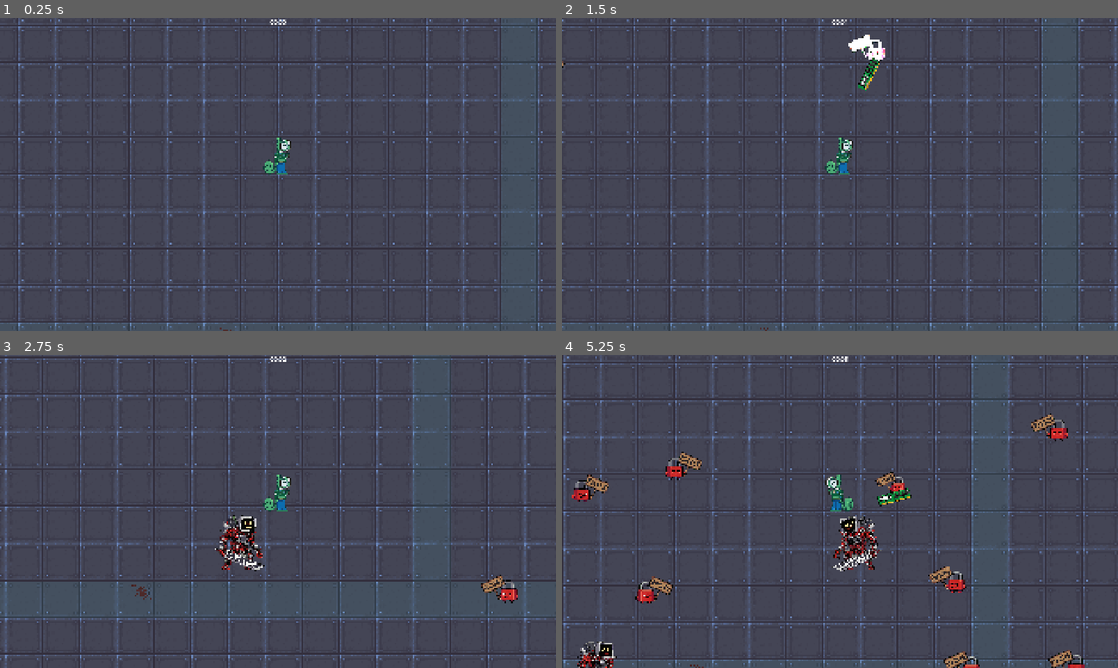
Above: before the commit, frames 1-4 (two rows, left to right).
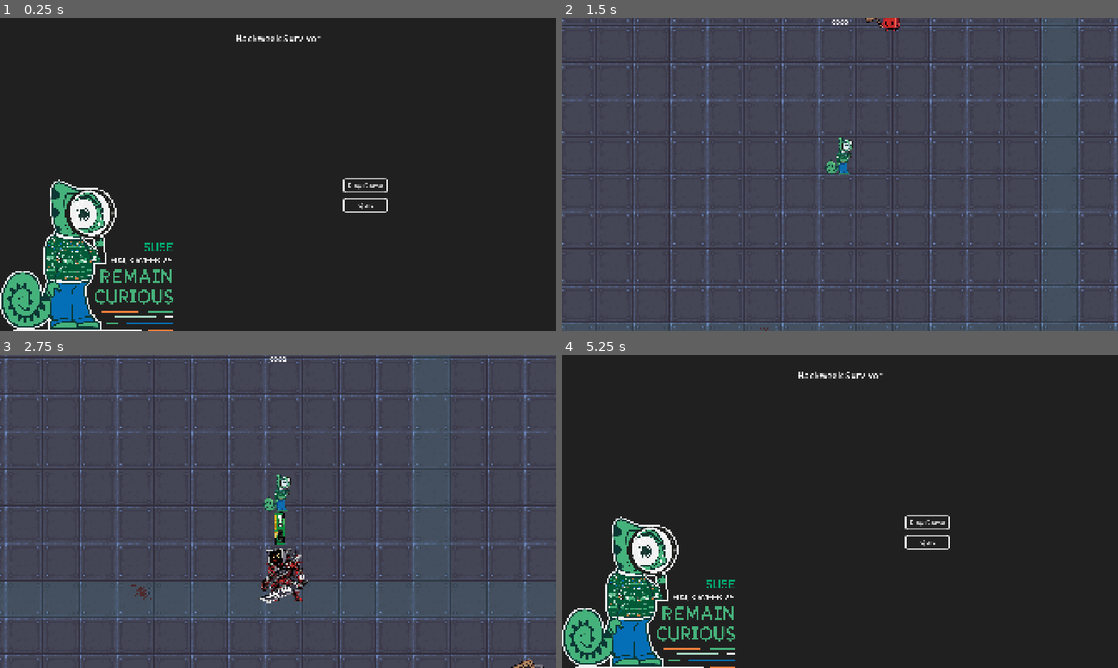
Above: after the commit, the same moments.

Repository: jcronenberg/hackweek-survivor
Game: Godot game, scene res://src/menu/menu.tscn
The game is run twice, just before and just after one commit, with the same random seed, the same clock (stepped at 60 frames per second) and the same inputs. Before the commit the project starts from res://src/game/game.tscn.
Inputs (mouse positions are in pixels of both pictures, inside the frame that each line leads up to):
- Up to frame 1 (0.25 s): no input
- Up to frame 2 (1.5 s): click (928, 187) at 0.5 s, where only the run after the commit has a clickable "Play Game"; hold Right (ui_right) from 1.28 s (still down)
- Up to frame 3 (2.75 s): release Right (ui_right) at 2.03 s; hold Down (ui_down) from 2.03 s (still down)
- Up to frame 4 (5.25 s): release Down (ui_down) at 2.78 s; hold Right (ui_right) 2.78-3.53 s; hold Up (ui_up) 3.53-4.28 s; hold Left (ui_left) 4.28-5 s; tap Escape (ui_cancel) at 4.9 s; click (840, 511) at 5 s, where only the run after the commit has a clickable "Return to menu"

The runs differ from the first frame. In frame 1, 100% of the frame differs, in the area x 0-100%, y 0-100%; in frame 2, 0.6%; in frame 3, 2.3%; in frame 4, 99%.

Commit message:
Add basic menu

Diff:
--- /dev/null
+++ b/assets/ui_theme.tres
@@ -0,0 +1,56 @@
+[gd_resource type="Theme" load_steps=4 format=3 uid="uid://b4le2mv112gbc"]
+
+[sub_resource type="StyleBoxFlat" id="StyleBoxFlat_sblgy"]
+bg_color = Color(0.7882353, 0.7882353, 0.7882353, 0.43529412)
+border_width_left = 4
+border_width_top = 4
+border_width_right = 4
+border_width_bottom = 4
+border_color = Color(1, 1, 1, 1)
+corner_radius_top_left = 8
+corner_radius_top_right = 8
+corner_radius_bottom_right = 8
+corner_radius_bottom_left = 8
+expand_margin_left = 12.0
+expand_margin_top = 4.0
+expand_margin_right = 12.0
+expand_margin_bottom = 4.0
+
+[sub_resource type="StyleBoxFlat" id="StyleBoxFlat_56xr1"]
+bg_color = Color(0.6, 0.6, 0.6, 0)
+border_width_left = 4
+border_width_top = 4
+border_width_right = 4
+border_width_bottom = 4
+border_color = Color(1, 1, 1, 1)
+corner_radius_top_left = 8
+corner_radius_top_right = 8
+corner_radius_bottom_right = 8
+corner_radius_bottom_left = 8
+expand_margin_left = 12.0
+expand_margin_top = 4.0
+expand_margin_right = 12.0
+expand_margin_bottom = 4.0
+
+[sub_resource type="StyleBoxFlat" id="StyleBoxFlat_yvra3"]
+bg_color = Color(1, 1, 1, 0.98039216)
+border_width_left = 4
+border_width_top = 4
+border_width_right = 4
+border_width_bottom = 4
+border_color = Color(1, 1, 1, 1)
+corner_radius_top_left = 8
+corner_radius_top_right = 8
+corner_radius_bottom_right = 8
+corner_radius_bottom_left = 8
+expand_margin_left = 12.0
+expand_margin_top = 4.0
+expand_margin_right = 12.0
+expand_margin_bottom = 4.0
+
+[resource]
+Button/colors/font_pressed_color = Color(8.731843e-06, 8.731842e-06, 8.731842e-06, 1)
+Button/styles/focus = SubResource("StyleBoxFlat_sblgy")
+Button/styles/hover = SubResource("StyleBoxFlat_sblgy")
+Button/styles/normal = SubResource("StyleBoxFlat_56xr1")
+Button/styles/pressed = SubResource("StyleBoxFlat_yvra3")
--- a/project.godot
+++ b/project.godot
@@ -11,7 +11,7 @@
 [application]
 
 config/name="Hackweek Survivor"
-run/main_scene="uid://dgo4jknqxinhf"
+run/main_scene="uid://cpofklbo6xjew"
 config/features=PackedStringArray("4.5", "GL Compatibility")
 config/icon="res://icon.svg"
 
--- /dev/null
+++ b/src/menu/menu.gd
@@ -0,0 +1,11 @@
+extends Control
+
+const GAME = preload("uid://dgo4jknqxinhf")
+
+
+func _on_play_button_pressed() -> void:
+	get_tree().change_scene_to_packed(GAME)
+
+
+func _on_quit_button_pressed() -> void:
+	get_tree().quit()
--- /dev/null
+++ b/src/menu/menu.tscn
@@ -0,0 +1,80 @@
+[gd_scene load_steps=4 format=3 uid="uid://cpofklbo6xjew"]
+
+[ext_resource type="Texture2D" uid="uid://smadr0ts37js" path="res://assets/hw25_menu.png" id="1_45w1x"]
+[ext_resource type="Theme" uid="uid://b4le2mv112gbc" path="res://assets/ui_theme.tres" id="1_56xr1"]
+[ext_resource type="Script" uid="uid://ci0g02uy2twym" path="res://src/menu/menu.gd" id="1_sblgy"]
+
+[node name="Menu" type="Control"]
+layout_mode = 3
+anchors_preset = 15
+anchor_right = 1.0
+anchor_bottom = 1.0
+grow_horizontal = 2
+grow_vertical = 2
+theme = ExtResource("1_56xr1")
+script = ExtResource("1_sblgy")
+
+[node name="Bg" type="ColorRect" parent="."]
+layout_mode = 1
+anchors_preset = 15
+anchor_right = 1.0
+anchor_bottom = 1.0
+grow_horizontal = 2
+grow_vertical = 2
+color = Color(0.1273711, 0.1273711, 0.1273711, 1)
+
+[node name="VBoxContainer" type="VBoxContainer" parent="."]
+layout_mode = 1
+anchors_preset = 15
+anchor_right = 1.0
+anchor_bottom = 1.0
+grow_horizontal = 2
+grow_vertical = 2
+
+[node name="Title" type="Label" parent="VBoxContainer"]
+custom_minimum_size = Vector2(0, 140)
+layout_mode = 2
+theme_override_font_sizes/font_size = 32
+text = "Hackweek Survivor"
+horizontal_alignment = 1
+vertical_alignment = 1
+
+[node name="HBoxContainer" type="HBoxContainer" parent="VBoxContainer"]
+layout_mode = 2
+size_flags_vertical = 3
+
+[node name="TextureRect" type="TextureRect" parent="VBoxContainer/HBoxContainer"]
+custom_minimum_size = Vector2(600, 0)
+layout_mode = 2
+size_flags_vertical = 8
+texture = ExtResource("1_45w1x")
+expand_mode = 5
+stretch_mode = 4
+
+[node name="MarginContainer" type="MarginContainer" parent="VBoxContainer/HBoxContainer"]
+layout_mode = 2
+size_flags_horizontal = 3
+
+[node name="VBoxContainer" type="VBoxContainer" parent="VBoxContainer/HBoxContainer/MarginContainer"]
+layout_mode = 2
+
+[node name="CenterContainer" type="CenterContainer" parent="VBoxContainer/HBoxContainer/MarginContainer/VBoxContainer"]
+layout_mode = 2
+size_flags_vertical = 3
+
+[node name="VBoxContainer" type="VBoxContainer" parent="VBoxContainer/HBoxContainer/MarginContainer/VBoxContainer/CenterContainer"]
+layout_mode = 2
+theme_override_constants/separation = 24
+
+[node name="PlayButton" type="Button" parent="VBoxContainer/HBoxContainer/MarginContainer/VBoxContainer/CenterContainer/VBoxContainer"]
+layout_mode = 2
+theme_override_font_sizes/font_size = 24
+text = "Play Game"
+
+[node name="QuitButton" type="Button" parent="VBoxContainer/HBoxContainer/MarginContainer/VBoxContainer/CenterContainer/VBoxContainer"]
+layout_mode = 2
+theme_override_font_sizes/font_size = 24
+text = "Quit"
+
+[connection signal="pressed" from="VBoxContainer/HBoxContainer/MarginContainer/VBoxContainer/CenterContainer/VBoxContainer/PlayButton" to="." method="_on_play_button_pressed"]
+[connection signal="pressed" from="VBoxContainer/HBoxContainer/MarginContainer/VBoxContainer/CenterContainer/VBoxContainer/QuitButton" to="." method="_on_quit_button_pressed"]
--- a/src/ui/ui.gd
+++ b/src/ui/ui.gd
@@ -1,9 +1,12 @@
 class_name Ui
 extends Control
+
+const MENU = preload("uid://cpofklbo6xjew")
 
 var time_elapsed: float = 0.0
 var minutes: int
 var seconds: int
+var paused: bool = false
 
 func _physics_process(delta: float) -> void:
 	time_elapsed += delta
@@ -14,3 +17,16 @@
 
 func set_game_over(state: bool) -> void:
 	%GameOverLabel.visible = state
+	%Menu.visible = state
+
+
+func _input(event: InputEvent) -> void:
+	if event.is_action_pressed("ui_cancel"):
+		paused = not paused
+		%Menu.visible = paused
+		get_tree().paused = paused
+
+
+func _on_menu_button_pressed() -> void:
+	get_tree().paused = false
+	get_tree().change_scene_to_packed(MENU)
--- a/src/ui/ui.tscn
+++ b/src/ui/ui.tscn
@@ -1,43 +1,61 @@
-[gd_scene load_steps=2 format=3 uid="uid://in34g42h8glb"]
+[gd_scene load_steps=3 format=3 uid="uid://in34g42h8glb"]
 
 [ext_resource type="Script" uid="uid://5l6dsmlnce23" path="res://src/ui/ui.gd" id="1_731sn"]
+[ext_resource type="Theme" uid="uid://b4le2mv112gbc" path="res://assets/ui_theme.tres" id="1_jlntk"]
 
 [node name="Ui" type="Control"]
+process_mode = 3
 layout_mode = 3
 anchors_preset = 15
 anchor_right = 1.0
 anchor_bottom = 1.0
 grow_horizontal = 2
 grow_vertical = 2
+mouse_filter = 1
+theme = ExtResource("1_jlntk")
 script = ExtResource("1_731sn")
 
-[node name="GameOverLabel" type="Label" parent="."]
+[node name="VBoxContainer" type="VBoxContainer" parent="."]
+layout_mode = 1
+anchors_preset = 15
+anchor_right = 1.0
+anchor_bottom = 1.0
+grow_horizontal = 2
+grow_vertical = 2
+
+[node name="TimerLabel" type="Label" parent="VBoxContainer"]
+unique_name_in_owner = true
+layout_mode = 2
+theme_override_font_sizes/font_size = 20
+horizontal_alignment = 1
+
+[node name="Menu" type="CenterContainer" parent="."]
 unique_name_in_owner = true
 visible = false
 layout_mode = 1
-anchors_preset = 8
-anchor_left = 0.5
-anchor_top = 0.5
-anchor_right = 0.5
-anchor_bottom = 0.5
-offset_left = -20.0
-offset_top = -11.5
-offset_right = 20.0
-offset_bottom = 11.5
+anchors_preset = 15
+anchor_right = 1.0
+anchor_bottom = 1.0
 grow_horizontal = 2
 grow_vertical = 2
-theme_override_colors/font_color = Color(1, 0, 0, 1)
+
+[node name="VBoxContainer" type="VBoxContainer" parent="Menu"]
+layout_mode = 2
+theme_override_constants/separation = 24
+
+[node name="GameOverLabel" type="Label" parent="Menu/VBoxContainer"]
+unique_name_in_owner = true
+visible = false
+layout_mode = 2
+theme_override_colors/font_color = Color(0.7806942, 4.548356e-06, 4.813075e-07, 1)
+theme_override_colors/font_outline_color = Color(0, 0, 0, 1)
+theme_override_constants/outline_size = 10
 theme_override_font_sizes/font_size = 106
 text = "Game over"
 
-[node name="TimerLabel" type="Label" parent="."]
-unique_name_in_owner = true
-layout_mode = 1
-anchors_preset = 5
-anchor_left = 0.5
-anchor_right = 0.5
-offset_left = -20.0
-offset_right = 20.0
-offset_bottom = 23.0
-grow_horizontal = 2
-theme_override_font_sizes/font_size = 20
+[node name="MenuButton" type="Button" parent="Menu/VBoxContainer"]
+layout_mode = 2
+size_flags_horizontal = 4
+text = "Return to menu"
+
+[connection signal="pressed" from="Menu/VBoxContainer/MenuButton" to="." method="_on_menu_button_pressed"]
Binary file added: assets/hw25_menu.png
Not shown, added: assets/hw25_menu.png.import
Not shown, added: src/menu/menu.gd.uid
